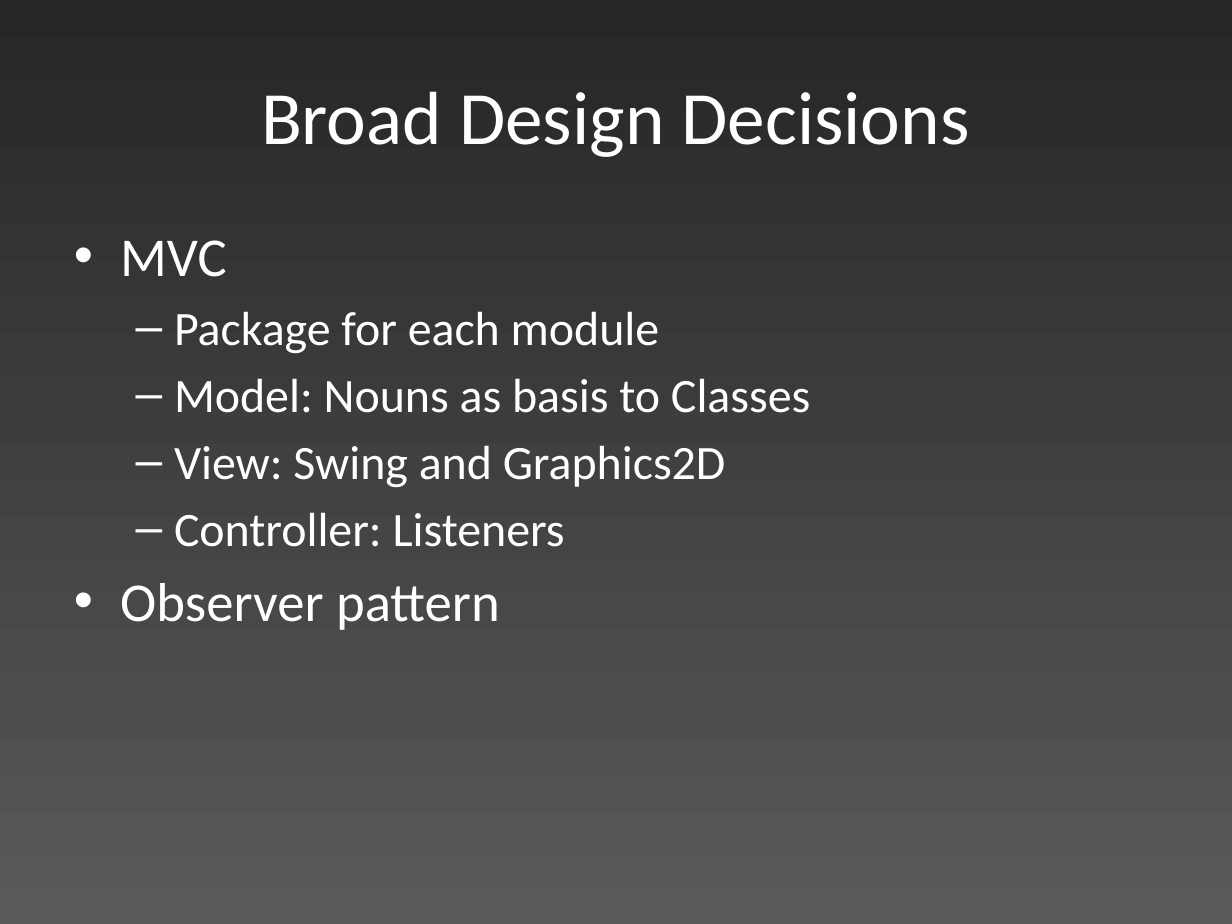
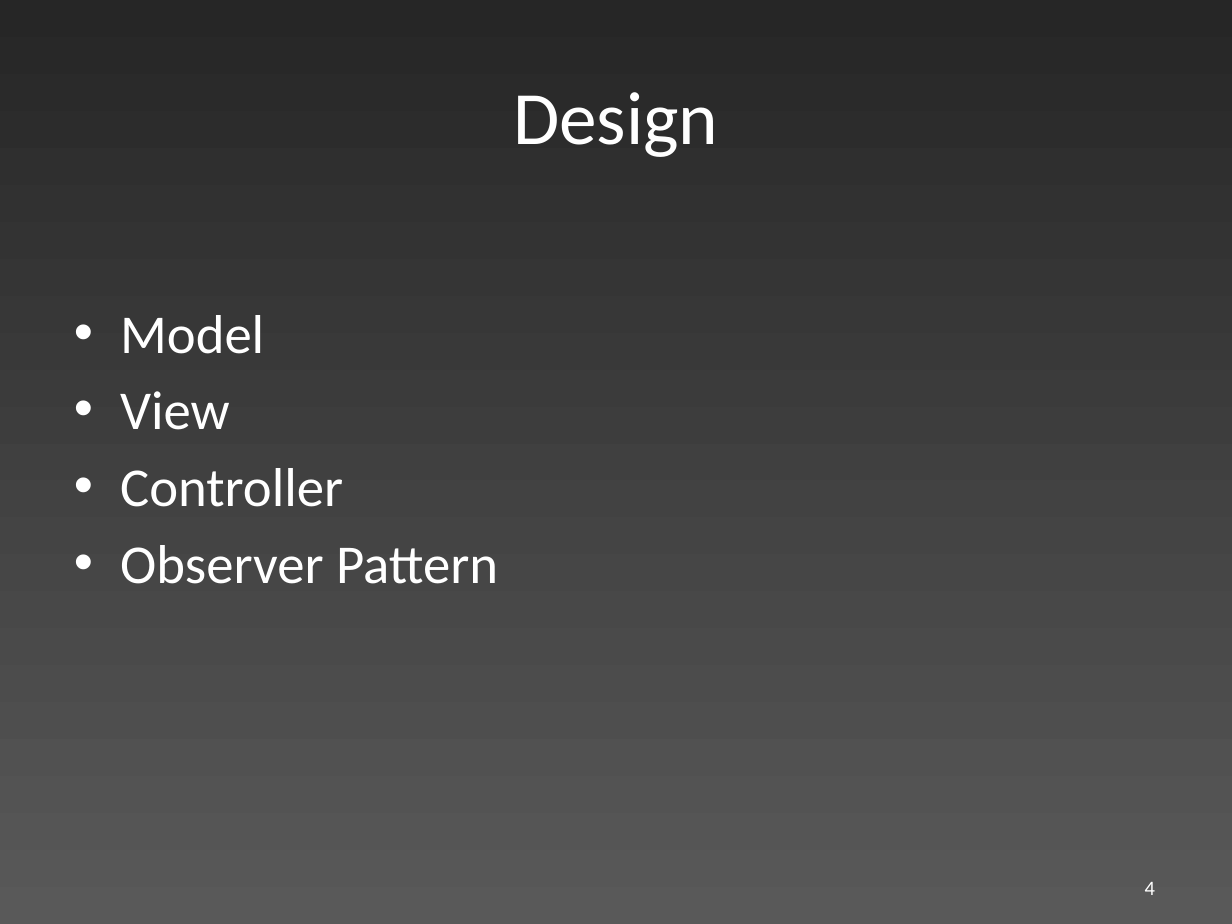
Before and after one commit to edderick/RunwayRedeclaration, a slide deck: slide 4 of doc/Final Presentation/Slides.pptx (slide 3 before the commit). Drawn at 1232x924 pixels with LibreOffice and Linux fonts; fonts in the diff are those of the drawing. Boxes give left, top, right and bottom in pixels: in the first picture for what was removed or moved away, otherwise in the second. Text is boxed around its words. In the diff, an @@ line names an element or a change of style, - is before the commit and + after.

Commit message:
* Slide are better

```diff
--- a/doc/Final Presentation/Slides.pptx
+++ b/doc/Final Presentation/Slides.pptx
@@ title at (513,92,718,157): text changed @@
-Broad Design Decisions
+Design
@@ text at (120,315,498,584): text changed; size 28 to 32 pt @@
-• MVC
-  – Package for each module
-  – Model: Nouns as basis to Classes
-  – View: Swing and Graphics2D
-  – Controller: Listeners
-• Observer pattern
+• Model
+• View
+• Controller
+• Observer Pattern
@@ page number added at (1145,882,1155,895), 12 pt, text #FFFFFF @@
+4
```
Also in this commit, not shown: 2 slides added, 2 slides removed.
